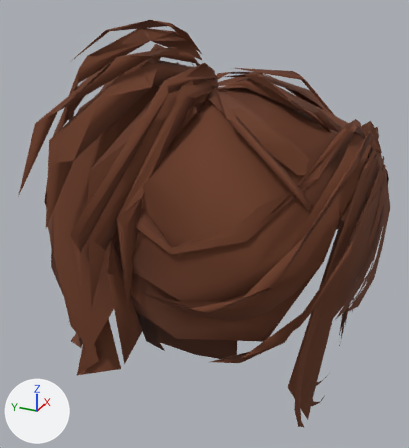
The glTF model art/characters/lod2/hair/full/hair_wispy_ponytail.glb as it was, and as the next commit left it.
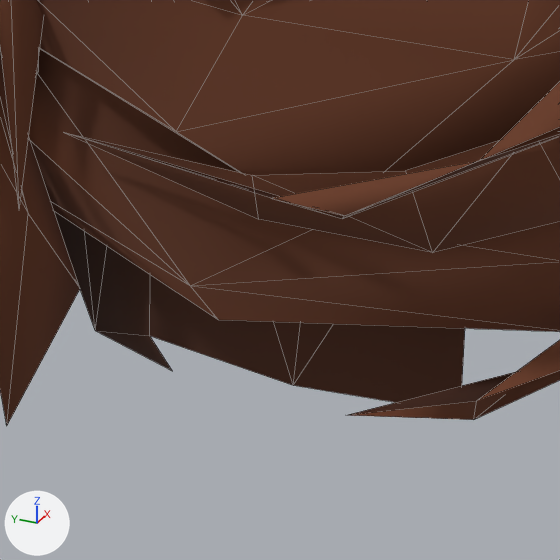
Each version is shown whole from a camera (50 mm lens) standing at (-0.959, -0.354, 1.301) and looking at (-0.03, 0.064, 0.836), then close up on the part from 30% to 64% of the width and 58% to 89% of the height. The axes (+X, +Y, +Z) are drawn at lower left. The lights are the same throughout. The last two pictures show the newer version. The close-ups show mesh edges as thin lines. Vertices at exactly the same position are counted once.

Script lines for the objects in view, before the commit:
```python
me_hair_wispy_ponytail_001 = bpy.data.meshes.new('hair_wispy_ponytail.001')
me_hair_wispy_ponytail_001.from_pydata(...)  # 778 vertices, 1076 faces; spans x -0.335..0.316, y -0.275..0.374, z 0.508..1.221
me_hair_wispy_ponytail_001.materials.append(mat_m_hair)
# before: 731 (-0.089, 0.178, 0.617), 732 (-0.163, 0.131, 0.624) at pixel (95, 330), 733 (-0.1, 0.199, 0.661), 734 (-0.189, 0.074, 0.635) at pixel (172, 371), 735 (-0.2, 0.079, 0.662) at pixel (149, 335)
# before: 736 (0.0, 0.197, 0.612), 737 (-0.001, 0.219, 0.638), 738 (-0.213, 0.0, 0.668) at pixel (293, 385), 739 (-0.197, -0.072, 0.664), 749 (-0.2, -0.077, 0.822)
ob_hair_wispy_ponytail = bpy.data.objects.new('hair_wispy_ponytail', me_hair_wispy_ponytail_001)
ob_hair_wispy_ponytail.location = (0.0, 0.0, 0.0)
```
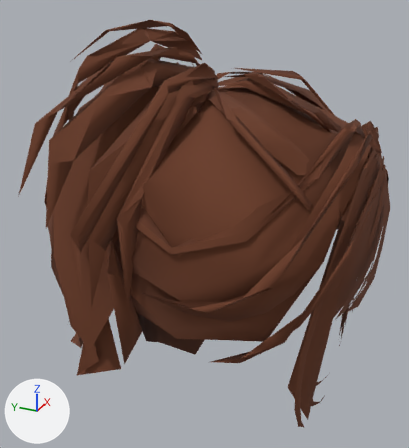
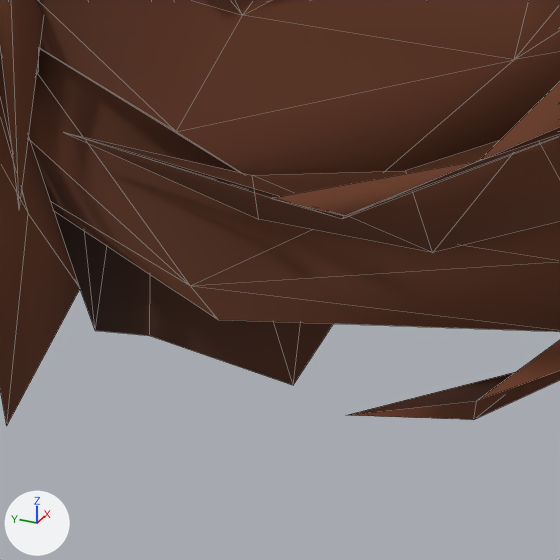
Where the change shows, as pixel boxes [x1, y1, x2, y2] in the close-ups (560 x 560 px):
part 1 of me_hair_wispy_ponytail_001, deleted (brown): before [97, 324, 465, 402]

Patch to the scene script:
```diff
--- a/art/characters/lod2/hair/full/hair_wispy_ponytail.glb.py
+++ b/art/characters/lod2/hair/full/hair_wispy_ponytail.glb.py
@@ me_hair_wispy_ponytail_001 @@
 # used by ob_hair_wispy_ponytail; location = (0.0, 0.0, 0.0)
 # verts and faces of me_hair_wispy_ponytail_001; kept vertices keep their numbers, new ones are numbered from 778
-me_hair_wispy_ponytail_001.from_pydata(...)  # 778 vertices, 1076 faces; spans x -0.335..0.316, y -0.275..0.374, z 0.508..1.221
+me_hair_wispy_ponytail_001.from_pydata(...)  # 774 vertices, 1070 faces; spans x -0.335..0.316, y -0.275..0.374, z 0.508..1.221
+# me_hair_wispy_ponytail_001 part 1
+delete_vertices([731, 734, 736, 739])  # with the faces that use them
+# other edits to the shape of me_hair_wispy_ponytail_001 do not show in these pictures
 me_hair_wispy_ponytail_001.materials.append(mat_m_hair)
```
